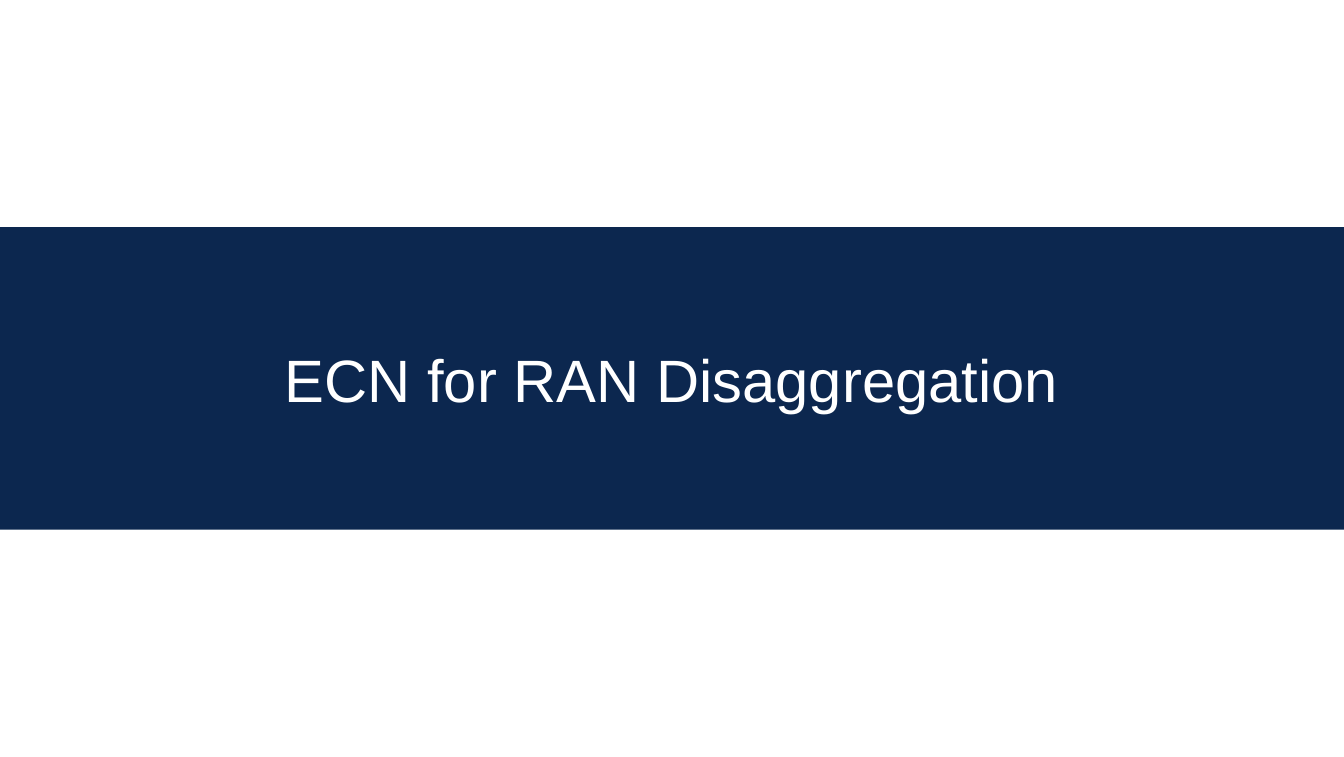
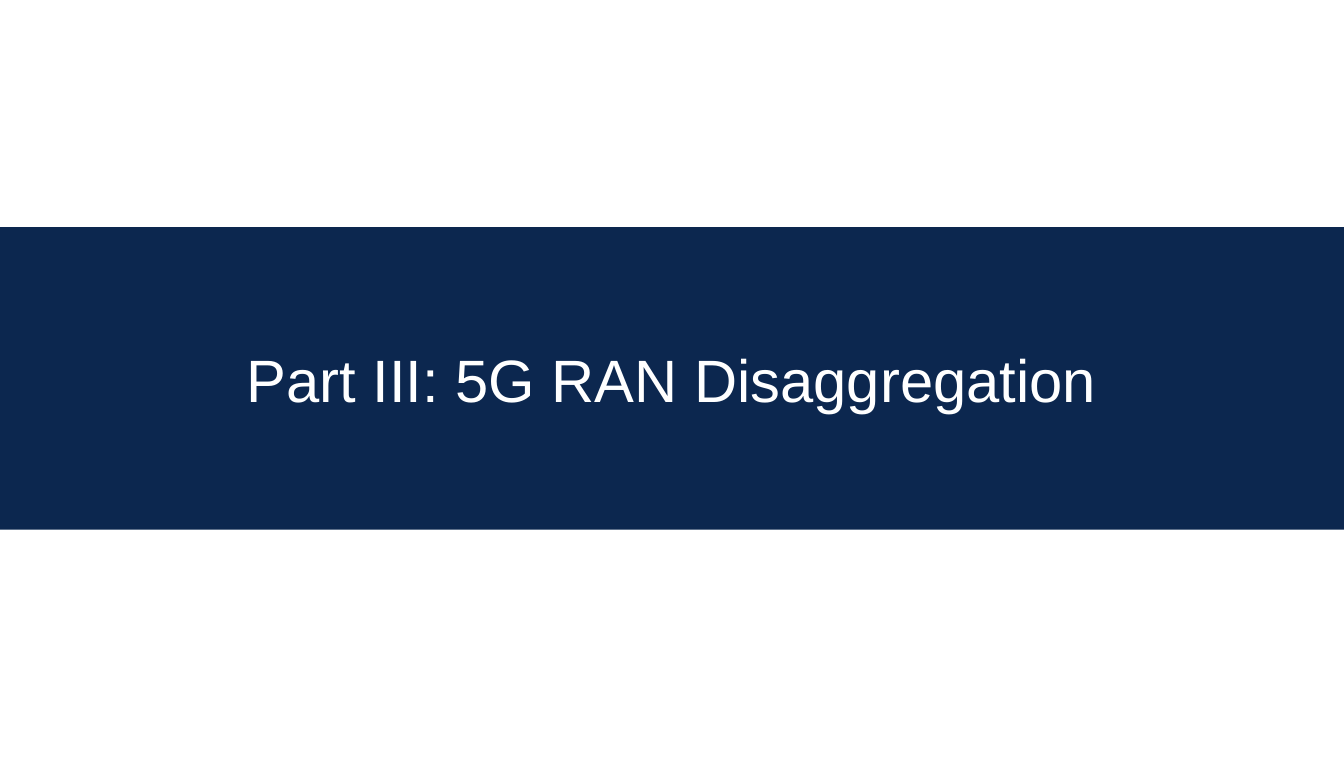
Before and after one commit to guilhermeir/mcf, a slide deck: slide 18 of ensea_background.odp. Drawn at 1344x757 pixels with LibreOffice and Linux fonts; fonts in the diff are those of the drawing. Boxes give left, top, right and bottom in pixels: in the first picture for what was removed or moved away, otherwise in the second. Text is boxed around its words. In the diff, an @@ line names an element or a change of style, - is before the commit and + after.

```diff
--- a/ensea_background.odp
+++ b/ensea_background.odp
@@ text at [246,358,1096,414]: text changed @@
-ECN for RAN Disaggregation
+Part III: 5G RAN Disaggregation
```
Also in this commit, not shown: 17 other slides changed, 1 slide added, 4 slides removed, 5 other files.
